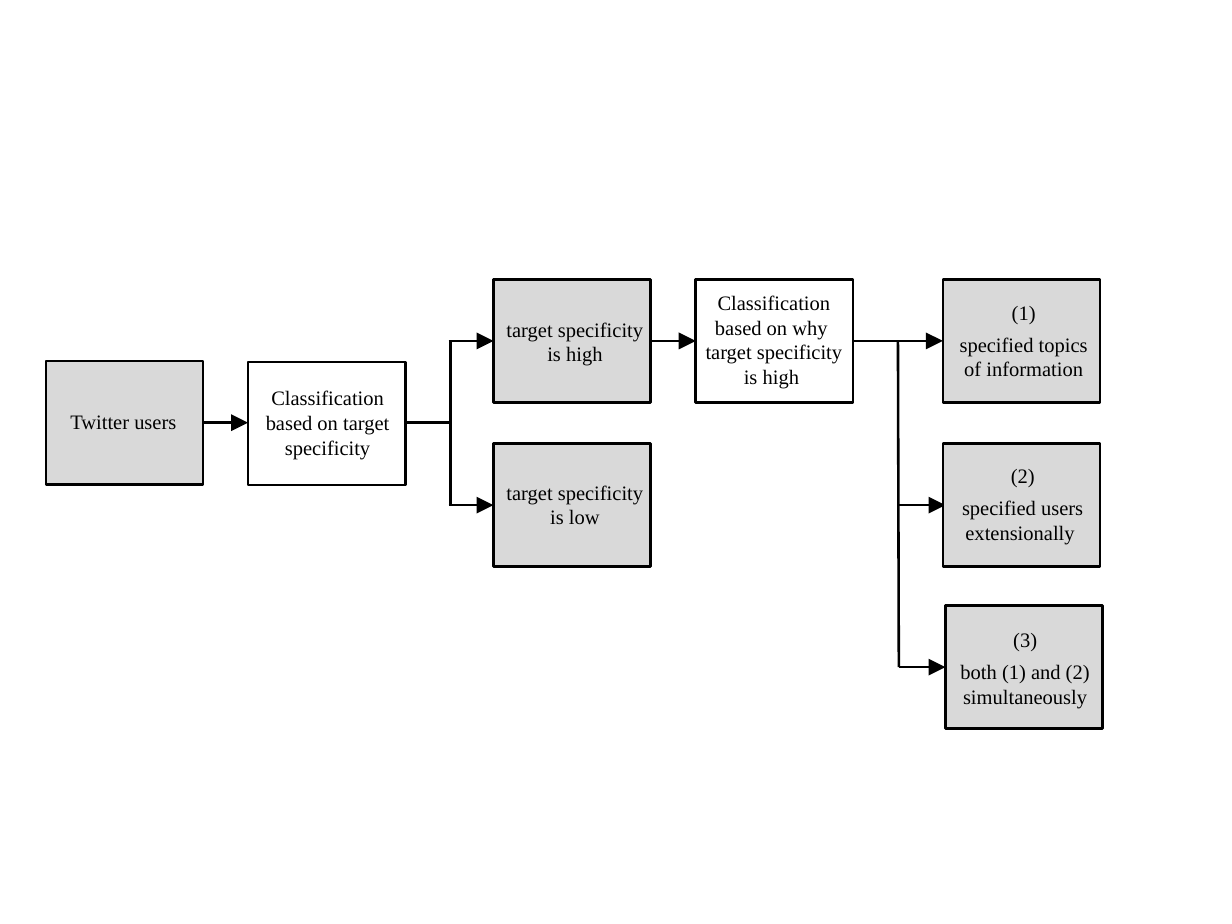
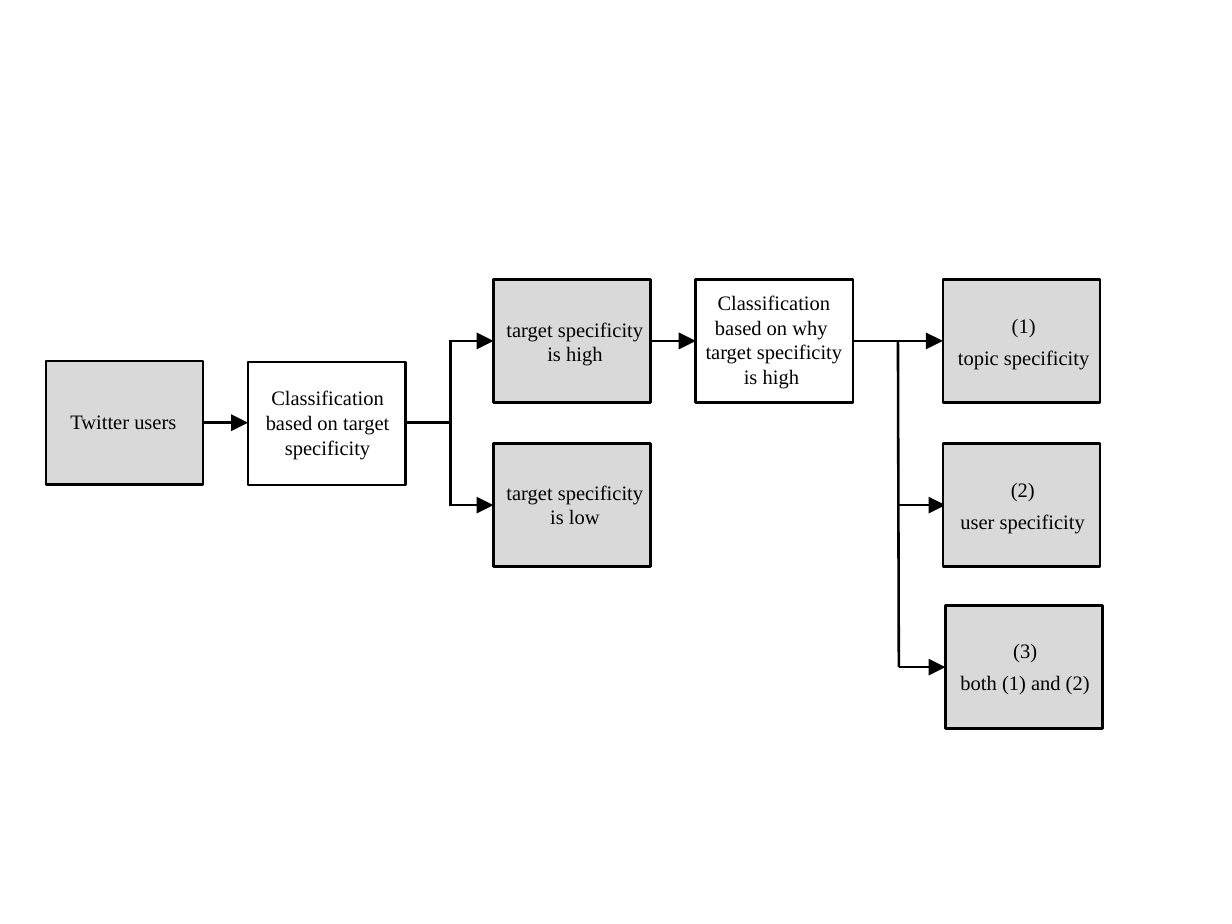
Before and after one commit to pika-shi/master_thesis, a slide deck: slide 1 of figure.pptx. Drawn at 1232x924 pixels with LibreOffice and Linux fonts; fonts in the diff are those of the drawing. Boxes give left, top, right and bottom in pixels: in the first picture for what was removed or moved away, otherwise in the second. Text is boxed around its words. In the diff, an @@ line names an element or a change of style, - is before the commit and + after.

```diff
--- a/figure.pptx
+++ b/figure.pptx
@@ text "(1)": place and size @@
-text "(1)" at (960,306,1088,376)
+text "(1)" at (958,319,1089,370)
@@ text at (958,350,1089,370): text changed @@
-specified topics
-of information
+topic specificity
@@ text "(2)": place and size @@
-text "(2)" at (962,469,1083,545)
+text "(2)" at (960,483,1085,534)
@@ text at (960,514,1085,534): text changed @@
-specified users
-extensionally
+user specificity
@@ text "(3)": place and size @@
-text "(3)" at (960,633,1090,709)
+text "(3)" at (960,644,1090,694)
@@ text at (963,689,1087,709): paragraph removed @@
-simultaneously
```
Also in this commit, not shown: 12 other files.
